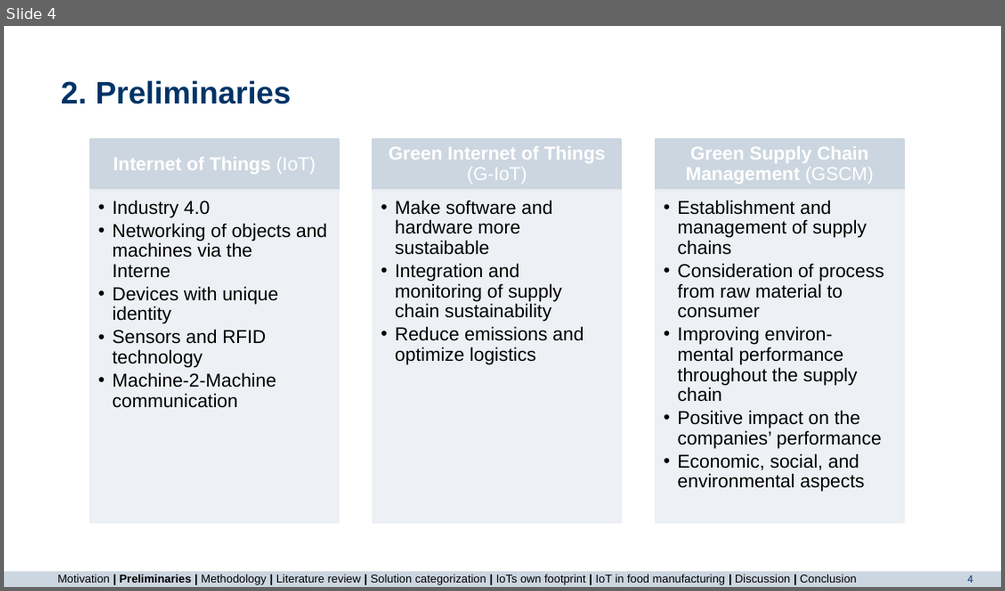
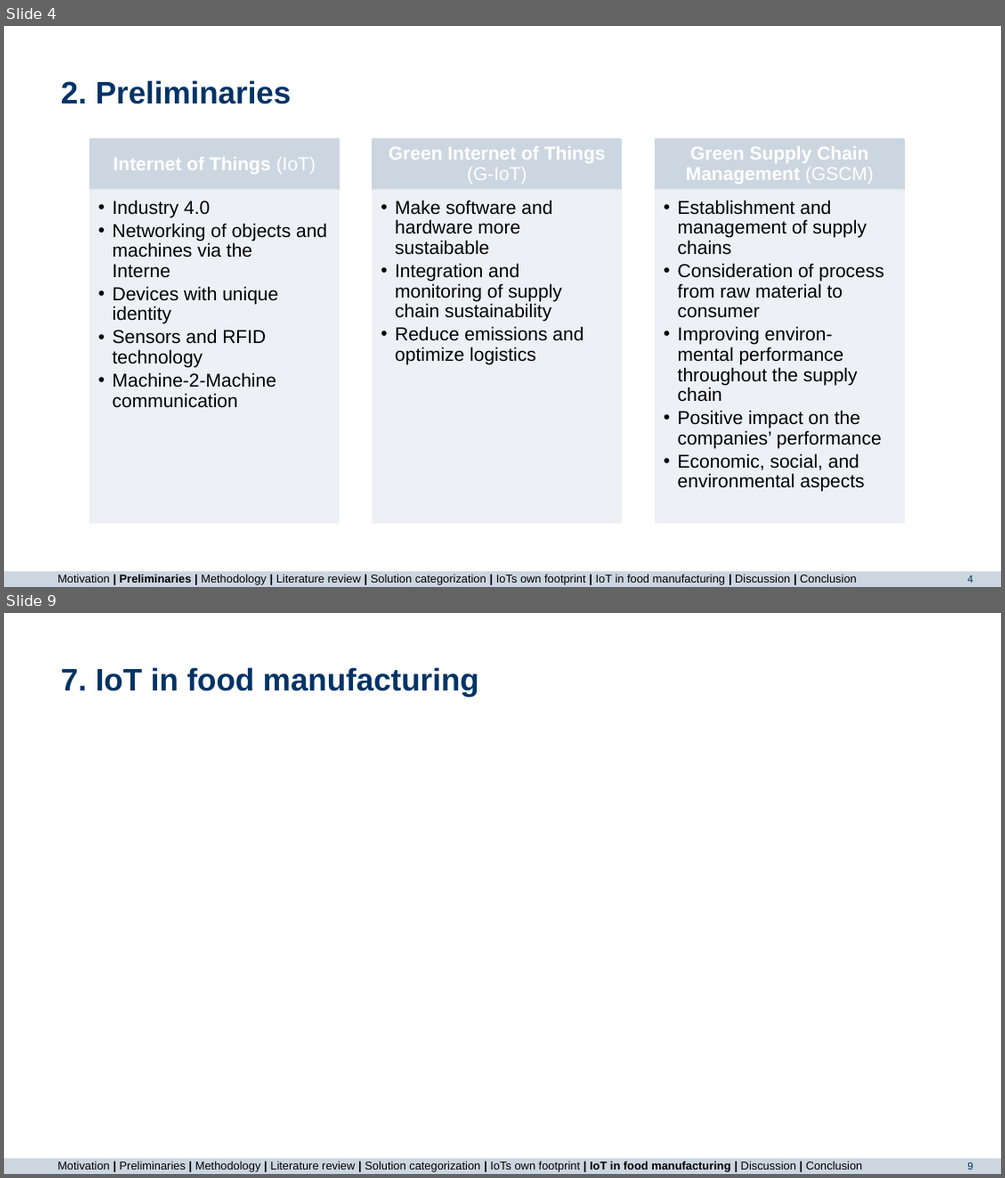
Before and after one commit to majuritz/internet-of-things-seminar, a slide deck: IoT final presentation.pptx. Shown one above the other, each under a label of ours: slide 4 before the commit, slides 4 and 9 after it; the slides between them are not shown. The pictures are 1005x591 and 1005x1178 pixels, drawn with LibreOffice and Linux fonts; fonts in the diff are those of the drawing; background and template pictures are left out. Boxes give left, top, right and bottom in pixels: in the first picture for what was removed or moved away, otherwise in the second. Text is boxed around its words. In the diff, an @@ line names an element or a change of style, - is before the commit and + after.

```diff
--- a/IoT final presentation.pptx
+++ b/IoT final presentation.pptx
@@ slide 9 added at box(4, 613, 1001, 1174), background #FFFFFF; not listed: 2 template elements that a slide beside it also shows @@
@@ title added at box(61, 667, 479, 697), 30 pt, text #003366, bold @@
+7. IoT in food manufacturing
@@ text added at box(57, 1160, 863, 1172), 11 pt, text #000000 @@
+Motivation | Preliminaries | Methodology | Literature review | Solution categorization | IoTs own footprint | IoT in food manufacturing | Discussion | Conclusion
```
Also in this commit, not shown: 3 slides changed, 4 other slides added, 1 other file.
